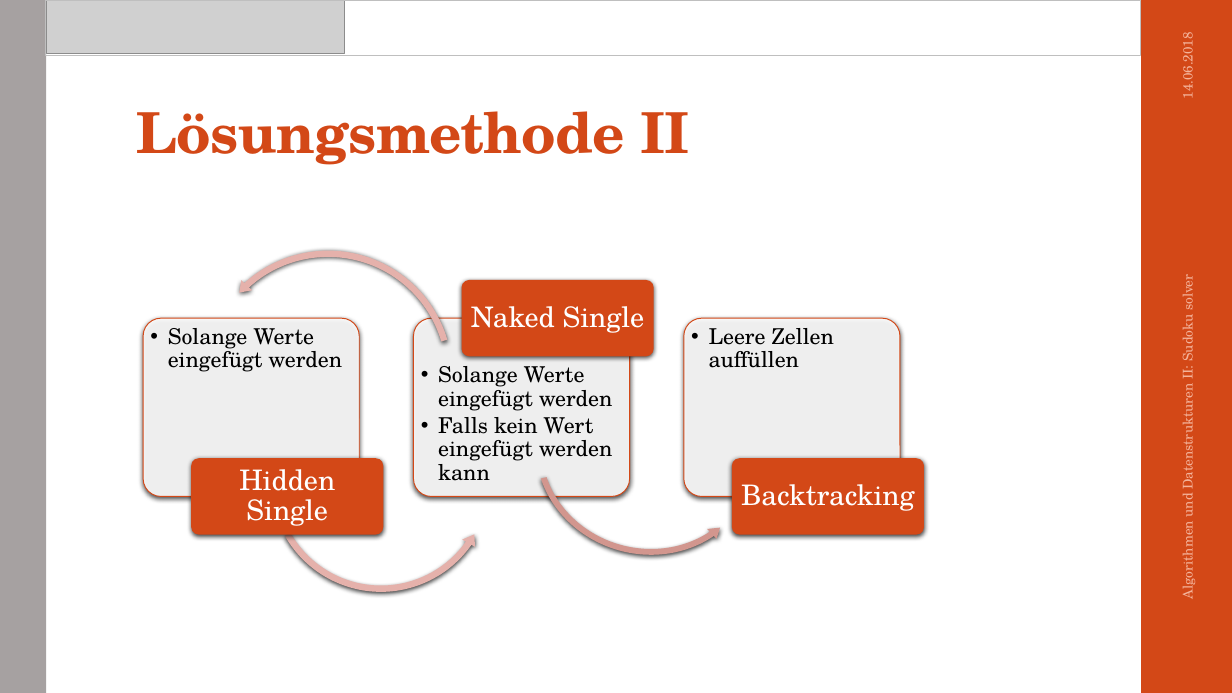
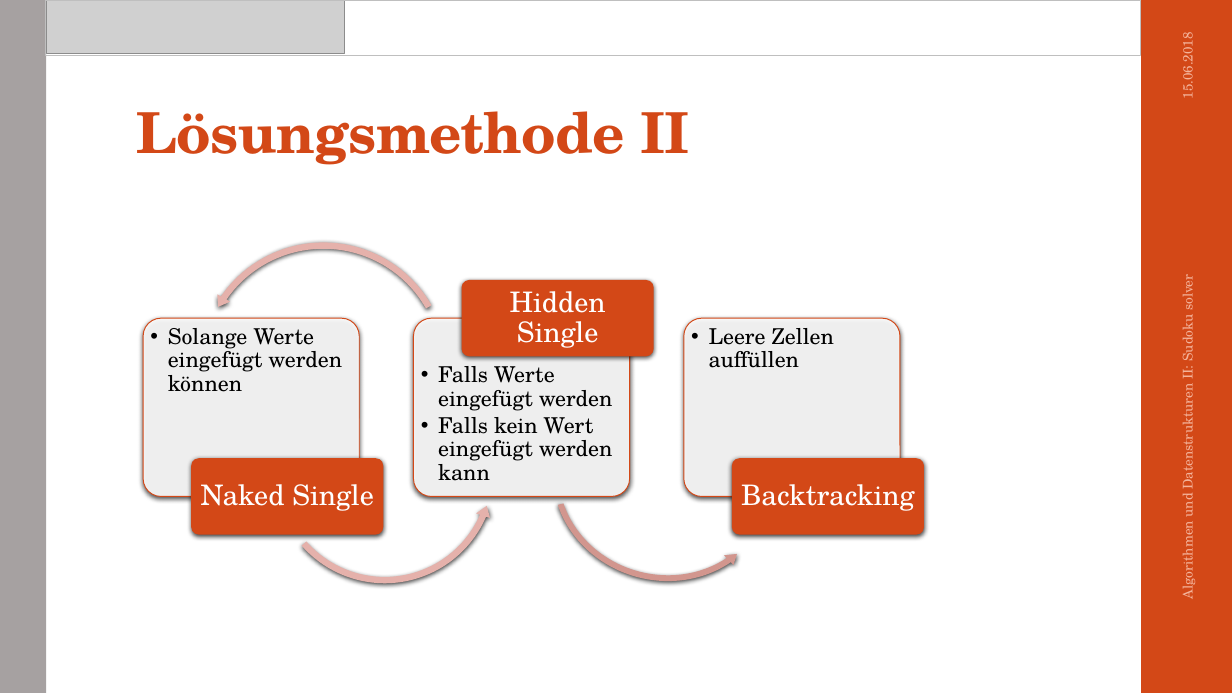
Before and after one commit to ob-algdatii-ss18/leistungsnachweis-mamatofe, a slide deck: slide 7 of Präsentation/sudokusolver.pptx. Drawn at 1232x693 pixels with LibreOffice and Linux fonts; fonts in the diff are those of the drawing; grey boxes stand for pictures. Boxes give left, top, right and bottom in pixels: in the first picture for what was removed or moved away, otherwise in the second. Text is boxed around its words. In the diff, an @@ line names an element or a change of style, - is before the commit and + after.

```diff
--- a/Präsentation/sudokusolver.pptx
+++ b/Präsentation/sudokusolver.pptx
@@ text at box(1177, 38, 1197, 97): text changed @@
-14.06.2018
+15.06.2018
@@ circular arrow at box(195, 238, 452, 495): rotation 193 to 180 degrees @@
@@ text "Hidden Single": place and size @@
-text "Hidden Single" at box(239, 469, 335, 526)
+text "Hidden Single" at box(510, 291, 606, 348)
@@ text at box(168, 328, 342, 392): text changed @@
-  • Solange Werte eingefügt werden
+  • Solange Werte eingefügt werden können
@@ left circular arrow at box(249, 338, 520, 609): rotation 0 to 348 degrees @@
@@ left circular arrow: place and size @@
-left circular arrow at box(507, 320, 785, 585)
+left circular arrow at box(524, 346, 802, 611)
@@ text at box(438, 366, 613, 411): text changed @@
-  • Solange Werte eingefügt werden
+  • Falls Werte eingefügt werden
@@ text "Naked Single": place and size @@
-text "Naked Single" at box(471, 306, 645, 333)
+text "Naked Single" at box(201, 484, 374, 511)
```
Also in this commit, not shown: 6 other slides changed, 2 slides added.
